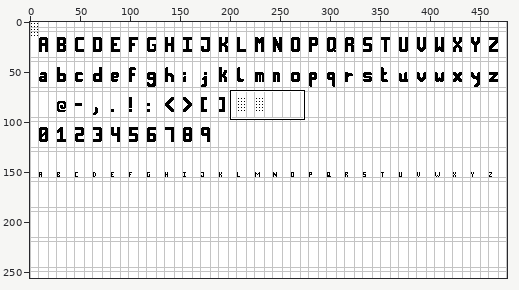
Edited in one commit: pixel-art file (assets/ui/font/fonts.aseprite). Above, an overview of the earlier version with the close-up marked.
Close-up. Before:
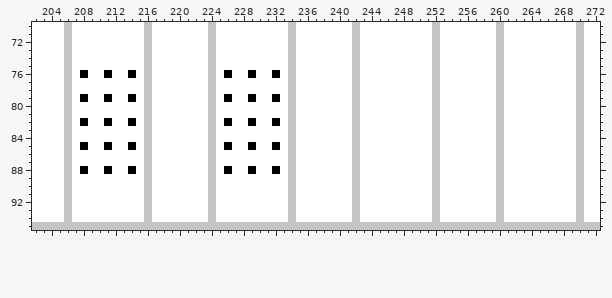
477x256 pixels, 1 frame. Shown: x 202..272, y 70..95.
New version:
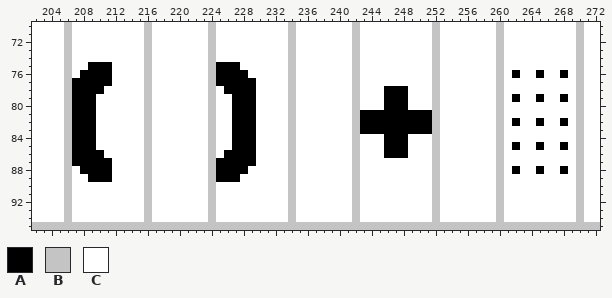
Palette (. is transparent): A #000000  B #c4c4c4  C #ffffff
Diff:
{"where": "layer \"Layer 1\""}
{"y":75,"x":209,"old":"CCC","new":"AAA"}
{"y":75,"x":225,"old":"CCC","new":"AAA"}
{"y":76,"x":209,"old":"CC","new":"AA"}
{"y":76,"x":214,"old":"A","new":"C"}
{"y":76,"x":225,"old":"C","new":"A"}
{"y":76,"x":227,"old":"CCA","new":"AAC"}
{"y":76,"x":232,"old":"A","new":"C"}
{"y":76,"x":262,"old":"C","new":"A"}
{"y":76,"x":265,"old":"C","new":"A"}
{"y":76,"x":268,"old":"C","new":"A"}
{"y":77,"x":207,"old":"CCCCC","new":"AAAAA"}
{"y":77,"x":225,"old":"CCCCC","new":"AAAAA"}
{"y":78,"x":207,"old":"CCCC","new":"AAAA"}
{"y":78,"x":226,"old":"CCCC","new":"AAAA"}
{"y":78,"x":246,"old":"CCC","new":"AAA"}
{"y":79,"x":207,"old":"C","new":"A"}
{"y":79,"x":209,"old":"C","new":"A"}
{"y":79,"x":211,"old":"A","new":"C"}
{"y":79,"x":214,"old":"A","new":"C"}
{"y":79,"x":226,"old":"ACC","new":"CAA"}
{"y":79,"x":232,"old":"A","new":"C"}
{"y":79,"x":246,"old":"CCC","new":"AAA"}
{"y":79,"x":262,"old":"C","new":"A"}
{"y":79,"x":265,"old":"C","new":"A"}
{"y":79,"x":268,"old":"C","new":"A"}
{"y":80,"x":207,"old":"CCC","new":"AAA"}
{"y":80,"x":227,"old":"CCC","new":"AAA"}
{"y":80,"x":246,"old":"CCC","new":"AAA"}
{"y":81,"x":207,"old":"CCC","new":"AAA"}
{"y":81,"x":227,"old":"CCC","new":"AAA"}
{"y":81,"x":243,"old":"CCCCCCCCC","new":"AAAAAAAAA"}
{"y":82,"x":207,"old":"C","new":"A"}
{"y":82,"x":209,"old":"C","new":"A"}
{"y":82,"x":211,"old":"A","new":"C"}
{"y":82,"x":214,"old":"A","new":"C"}
{"y":82,"x":226,"old":"ACC","new":"CAA"}
{"y":82,"x":232,"old":"A","new":"C"}
{"y":82,"x":243,"old":"CCCCCCCCC","new":"AAAAAAAAA"}
{"y":82,"x":262,"old":"C","new":"A"}
{"y":82,"x":265,"old":"C","new":"A"}
{"y":82,"x":268,"old":"C","new":"A"}
{"y":83,"x":207,"old":"CCC","new":"AAA"}
{"y":83,"x":227,"old":"CCC","new":"AAA"}
{"y":83,"x":243,"old":"CCCCCCCCC","new":"AAAAAAAAA"}
{"y":84,"x":207,"old":"CCC","new":"AAA"}
{"y":84,"x":227,"old":"CCC","new":"AAA"}
{"y":84,"x":246,"old":"CCC","new":"AAA"}
{"y":85,"x":207,"old":"C","new":"A"}
{"y":85,"x":209,"old":"C","new":"A"}
{"y":85,"x":211,"old":"A","new":"C"}
{"y":85,"x":214,"old":"A","new":"C"}
{"y":85,"x":226,"old":"ACC","new":"CAA"}
{"y":85,"x":232,"old":"A","new":"C"}
{"y":85,"x":246,"old":"CCC","new":"AAA"}
{"y":85,"x":262,"old":"C","new":"A"}
{"y":85,"x":265,"old":"C","new":"A"}
{"y":85,"x":268,"old":"C","new":"A"}
{"y":86,"x":207,"old":"CCCC","new":"AAAA"}
{"y":86,"x":226,"old":"CCCC","new":"AAAA"}
{"y":86,"x":246,"old":"CCC","new":"AAA"}
{"y":87,"x":207,"old":"CCCCC","new":"AAAAA"}
{"y":87,"x":225,"old":"CCCCC","new":"AAAAA"}
{"y":88,"x":209,"old":"CC","new":"AA"}
{"y":88,"x":214,"old":"A","new":"C"}
{"y":88,"x":225,"old":"C","new":"A"}
{"y":88,"x":227,"old":"CCA","new":"AAC"}
{"y":88,"x":232,"old":"A","new":"C"}
{"y":88,"x":262,"old":"C","new":"A"}
{"y":88,"x":265,"old":"C","new":"A"}
{"y":88,"x":268,"old":"C","new":"A"}
{"y":89,"x":209,"old":"CCC","new":"AAA"}
{"y":89,"x":225,"old":"CCC","new":"AAA"}
{"label":"changed","picture_box":[72,62,136,182]}
{"label":"changed","picture_box":[216,62,280,182]}
{"label":"changed","picture_box":[512,70,568,174]}
{"label":"changed","picture_box":[360,86,432,158]}
